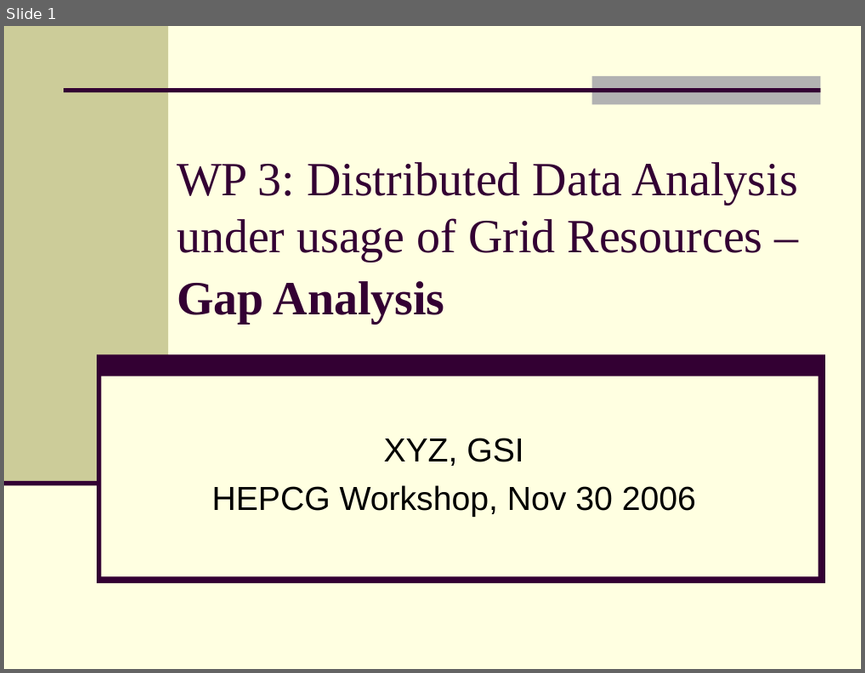
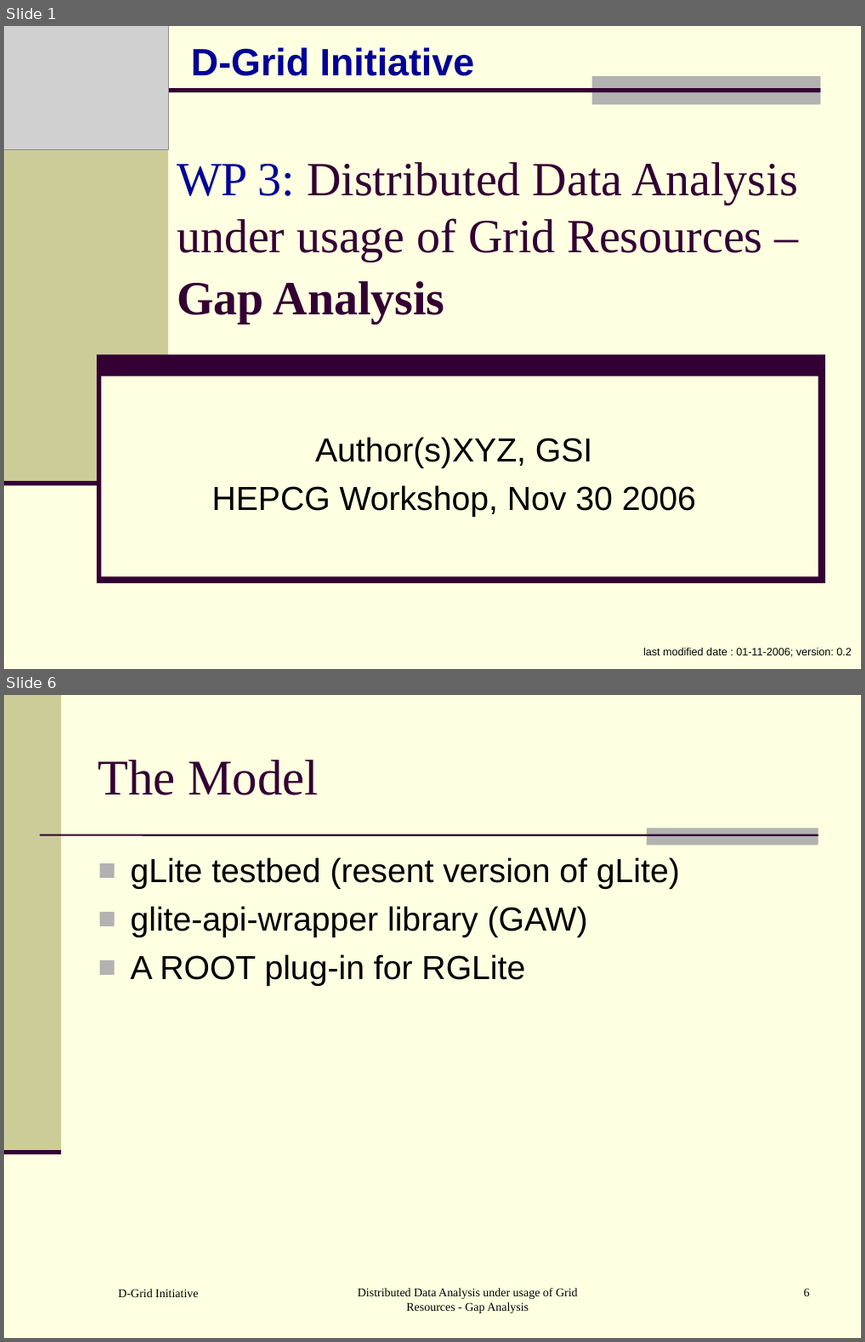
Before and after one commit to AnarManafov/PoDDocumentation, a slide deck: HEPCG-Workshops/2006-Nov/HEPCG-Workshops-2006-Nov.ppt. Shown one above the other, each under a label of ours: slide 1 before the commit, slides 1 and 6 after it; the slides between them are not shown. The pictures are 865x673 and 865x1342 pixels, drawn with LibreOffice and Linux fonts; fonts in the diff are those of the drawing; grey boxes stand for pictures. Boxes give left, top, right and bottom in pixels: in the first picture for what was removed or moved away, otherwise in the second. Text is boxed around its words. In the diff, an @@ line names an element or a change of style, - is before the commit and + after.

```diff
--- a/HEPCG-Workshops/2006-Nov/HEPCG-Workshops-2006-Nov.ppt
+++ b/HEPCG-Workshops/2006-Nov/HEPCG-Workshops-2006-Nov.ppt
@@ slide 6 added at (4,695,861,1338), background #FFFFE1 @@
@@ rectangle added at (4,695,62,1151), fill #CCCC99 @@
@@ title added at (98,760,318,795), 42 pt, text #330033 @@
+The Model
@@ line added from (40, 834) to (818, 834), #330033 1.5 pt @@
@@ rectangle added at (647,828,818,845), fill #B2B2B2 @@
@@ text added at (131,857,680,986), 28 pt, text #000000 @@
+■ gLite testbed (resent version of gLite)
+■ glite-api-wrapper library (GAW)
+■ A ROOT plug-in for RGLite
@@ line added from (4, 1151) to (62, 1151), #330033 3.49 pt @@
@@ text added at (118,1288,198,1297), 10 pt, text #000000 @@
+D-Grid Initiative
@@ text added at (358,1287,578,1313), 10 pt, text #000000 @@
+Distributed Data Analysis under usage of Grid Resources - Gap Analysis
@@ page number added at (804,1287,810,1296), 10 pt, text #000000 @@
+6
@@ slide 1 changed as well @@
@@ picture added at (4,26,169,149) @@
@@ text added at (191,47,475,76), 32 pt, text #000099, bold @@
+D-Grid Initiative
@@ title "WP 3: Distributed Data Analysis ..." at (177,162,798,324): text colour #330033 to #000099 in "WP 3:" @@
@@ subtitle at (315,437,592,468): text changed @@
-XYZ, GSI
+Author(s)XYZ, GSI
@@ text added at (643,647,851,657), 9 pt, text #000000 @@
+last modified date : 01-11-2006; version: 0.2
```
Also in this commit, not shown: 1 other slide changed, 9 other slides added.
